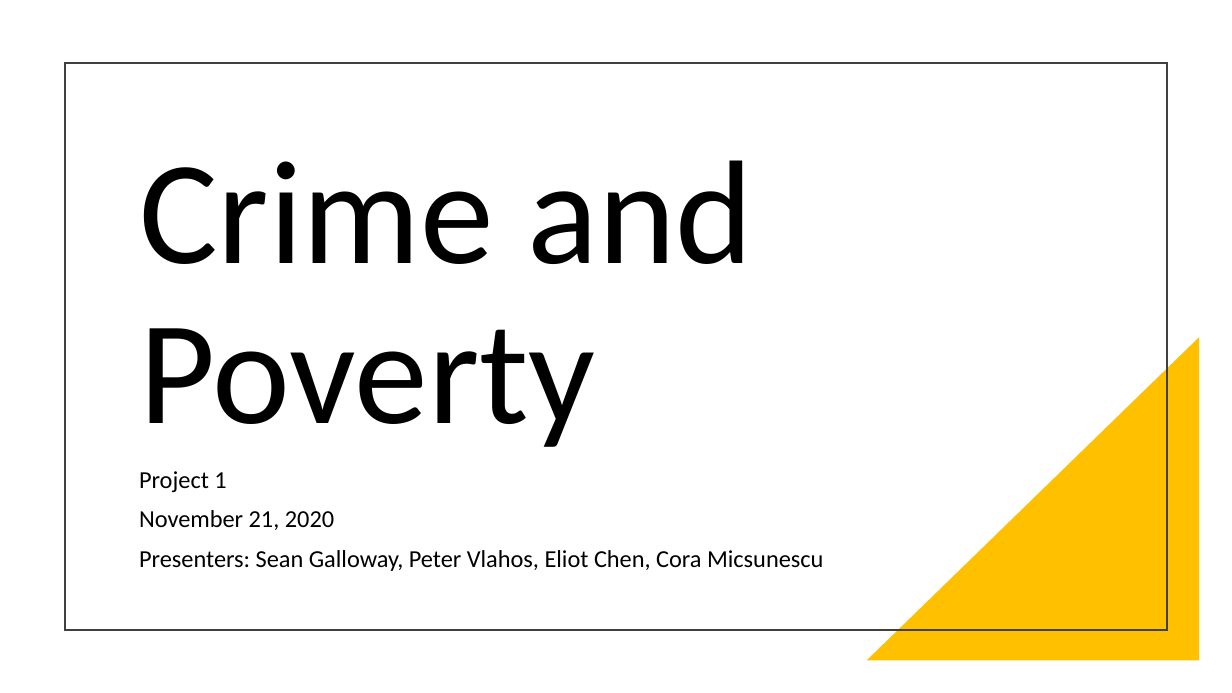
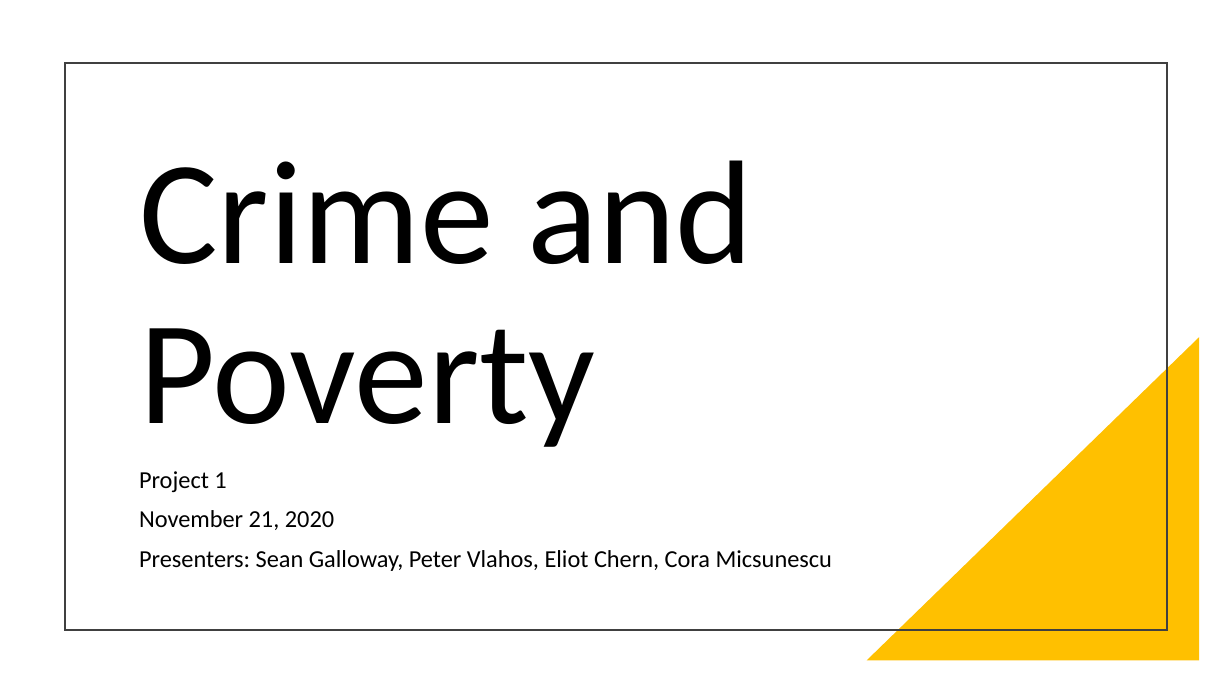
Before and after one commit to sean-galloway/Crime_and_Poverty, a slide deck: slide 1 of Project_1_Presentation.pptx. Drawn at 1232x693 pixels with LibreOffice and Linux fonts; fonts in the diff are those of the drawing. Boxes give left, top, right and bottom in pixels: in the first picture for what was removed or moved away, otherwise in the second. Text is boxed around its words. In the diff, an @@ line names an element or a change of style, - is before the commit and + after.

```diff
--- a/Project_1_Presentation.pptx
+++ b/Project_1_Presentation.pptx
@@ subtitle at box(139, 550, 832, 571): text changed @@
-Presenters: Sean Galloway, Peter Vlahos, Eliot Chen, Cora Micsunescu
+Presenters: Sean Galloway, Peter Vlahos, Eliot Chern, Cora Micsunescu
```
Also in this commit, not shown: 2 other slides changed, 1 other file.
